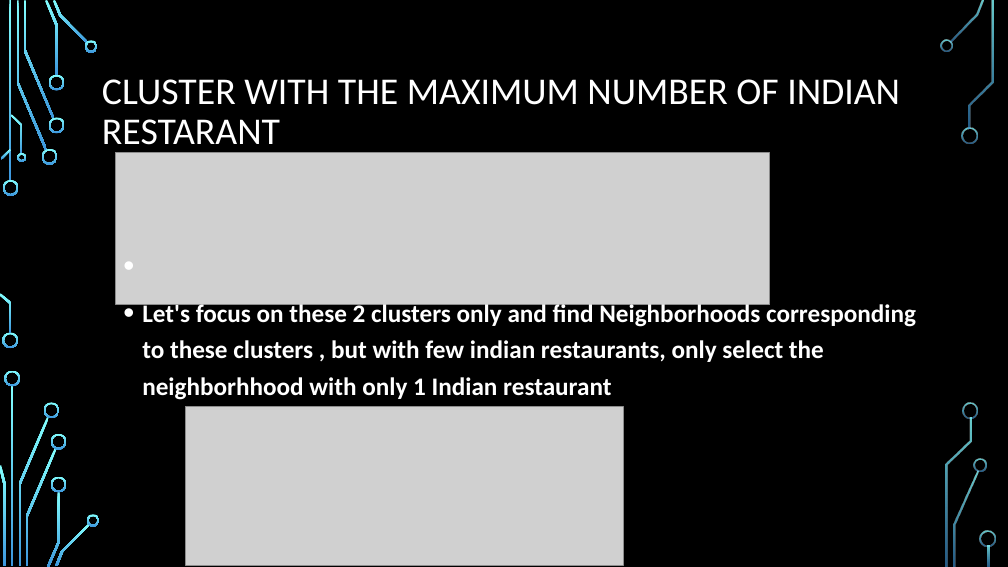
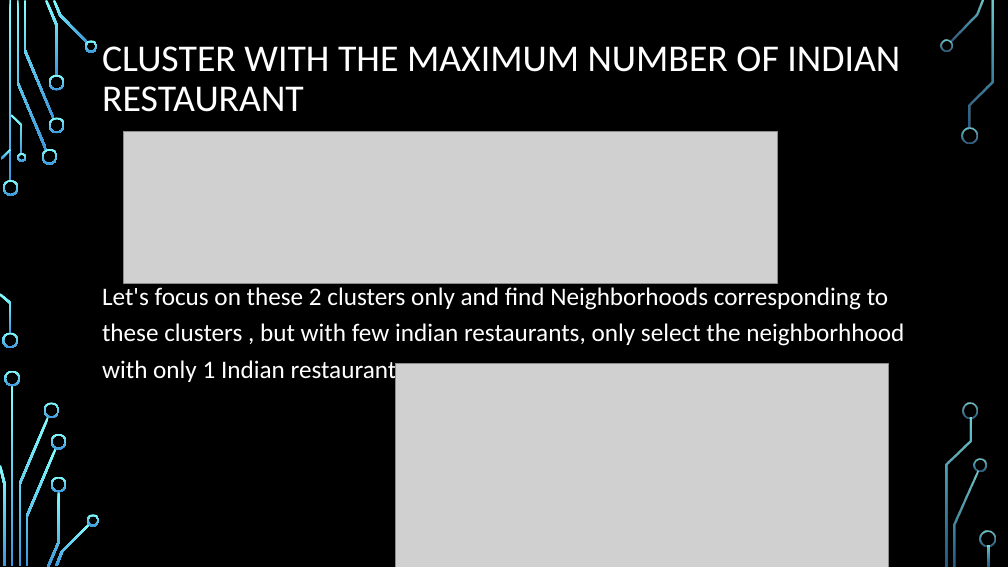
Before and after one commit to IA-cube/Capstone-Project-Final-opening-a-Lebanese-restaurant, a slide deck: slide 10 of Capstone Project Final - Report pres.pptx. Drawn at 1008x567 pixels with LibreOffice and Linux fonts; fonts in the diff are those of the drawing; grey boxes stand for pictures; background and template pictures are left out. Boxes give left, top, right and bottom in pixels: in the first picture for what was removed or moved away, otherwise in the second. Text is boxed around its words. In the diff, an @@ line names an element or a change of style, - is before the commit and + after.

```diff
--- a/Capstone Project Final - Report pres.pptx
+++ b/Capstone Project Final - Report pres.pptx
@@ title at [102, 46, 900, 112]: text changed @@
-CLUSTER WITH THE MAXIMUM NUMBER OF INDIAN RESTARANT
+CLUSTER WITH THE MAXIMUM NUMBER OF INDIAN RESTAURANT
@@ picture: place and size @@
-picture at [116, 153, 770, 305]
+picture at [124, 132, 778, 284]
@@ text "Let's focus on these 2 ...": place and size @@
-text "Let's focus on these 2 ..." at [142, 302, 916, 400]
+text "Let's focus on these 2 ..." at [102, 287, 904, 384]
@@ text "Let's focus on these 2 ..." at [102, 287, 904, 384]: bold off; bullet • to none @@
@@ picture: place and size @@
-picture at [185, 406, 623, 565]
+picture at [395, 364, 889, 567]
```
Also in this commit, not shown: 8 other slides changed.
